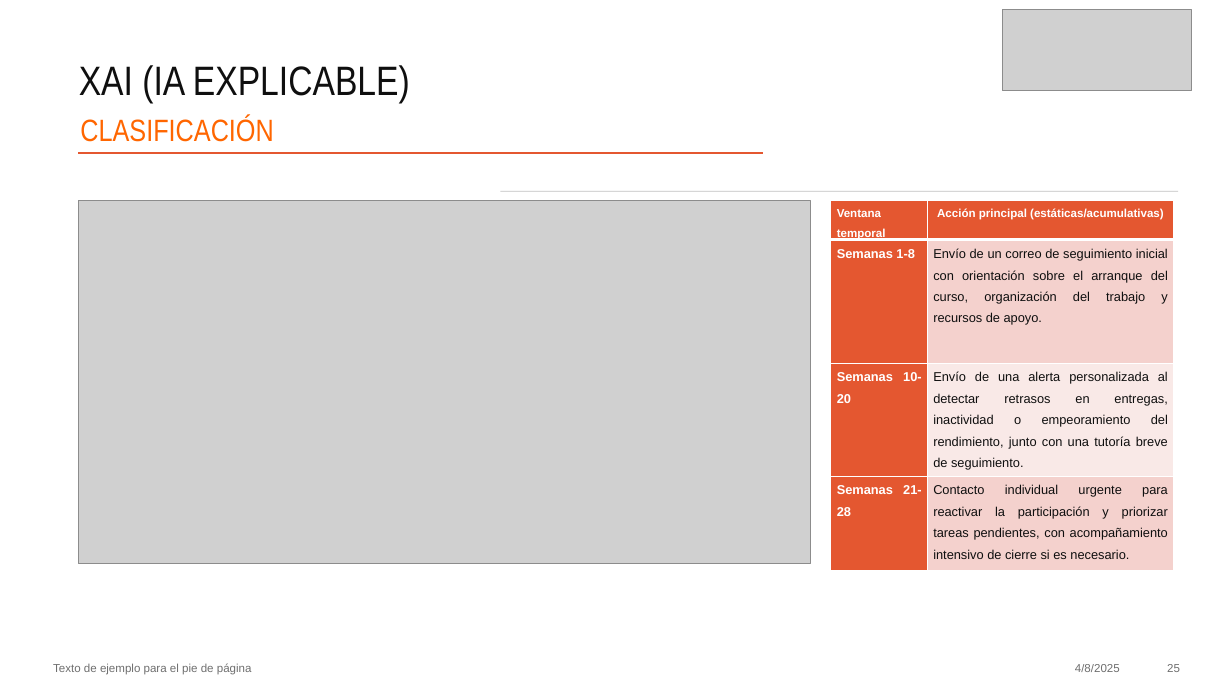
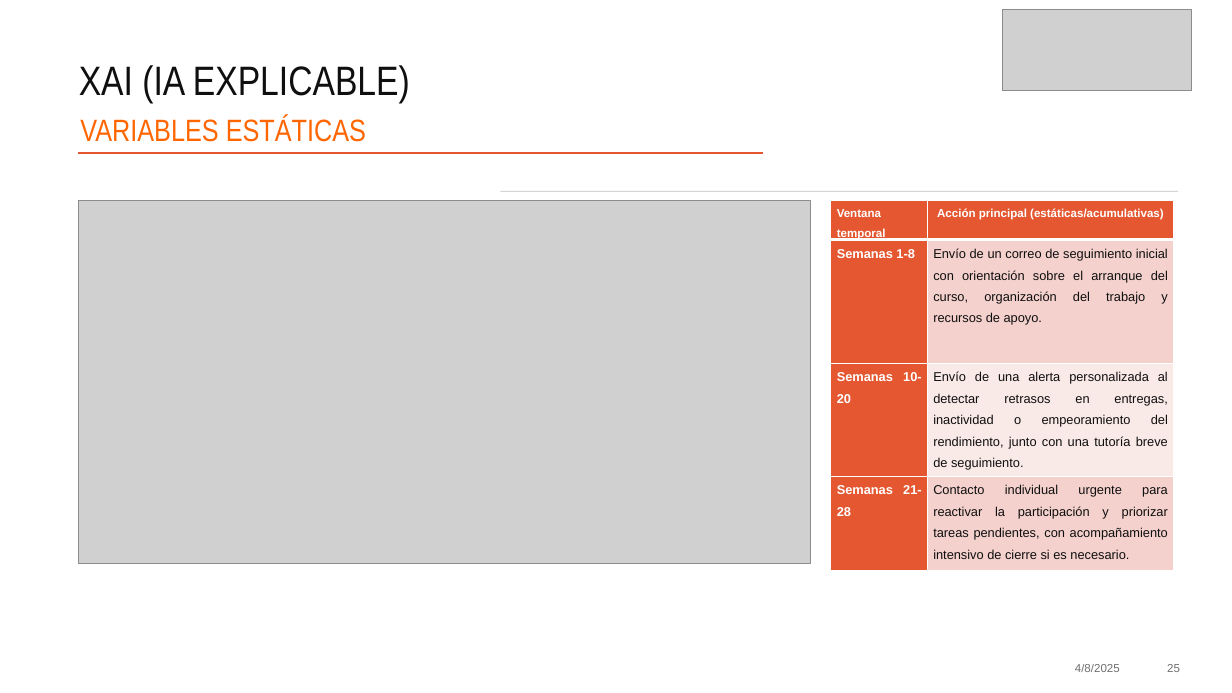
Before and after one commit to MichaeLaudrup/Artificial_Intelligence_Msc, a slide deck: slide 25 of TFM_education_ai_analytics/docs/Presentacion.pptx. Drawn at 1232x693 pixels with LibreOffice and Linux fonts; fonts in the diff are those of the drawing; grey boxes stand for pictures. Boxes give left, top, right and bottom in pixels: in the first picture for what was removed or moved away, otherwise in the second. Text is boxed around its words. In the diff, an @@ line names an element or a change of style, - is before the commit and + after.

```diff
--- a/TFM_education_ai_analytics/docs/Presentacion.pptx
+++ b/TFM_education_ai_analytics/docs/Presentacion.pptx
@@ text at <box>80,116,366,142</box>: text changed @@
-CLASIFICACIÓN
+VARIABLES ESTÁTICAS
@@ text removed at <box>53,663,252,675</box> @@
-Texto de ejemplo para el pie de página
```
Also in this commit, not shown: 25 other slides changed, 5 other files.
